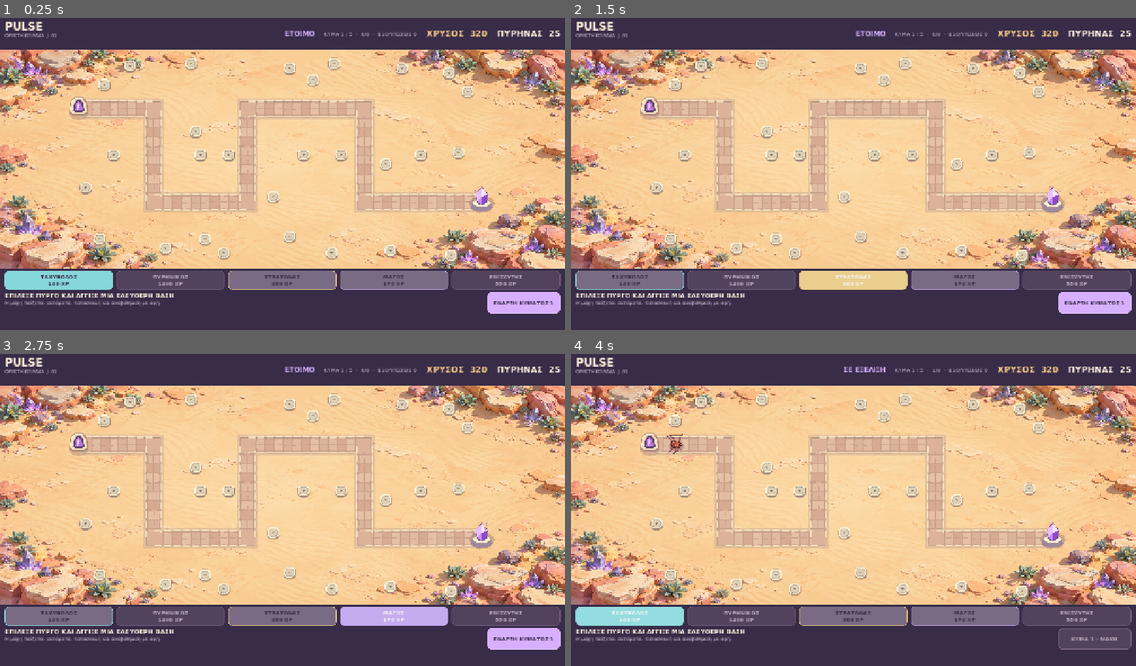
Above: before the commit, frames 1-4 (two rows, left to right).
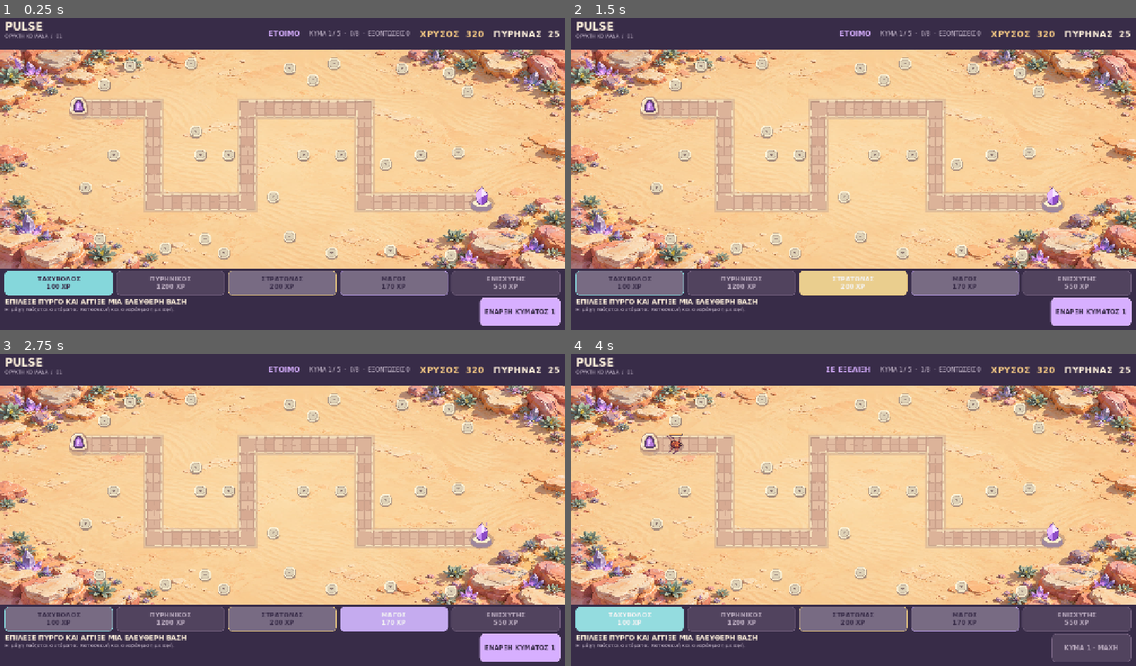
Above: after the commit, the same moments.

Repository: Angel2222522/nocturne-bastion
Game: Godot game, scene res://scenes/game.tscn
The game is run twice, just before and just after one commit, with the same random seed, the same clock (stepped at 60 frames per second) and the same inputs.
Inputs:
- Up to frame 1 (0.25 s): no input
- Up to frame 2 (1.5 s): click "ΤΑΧΥΒΟΛΟΣ 100 ΧΡ" at 0.5 s; click "ΣΤΡΑΤΩΝΑΣ 200 ΧΡ" at 1.25 s
- Up to frame 3 (2.75 s): click "ΜΑΓΟΣ 170 ΧΡ" at 2 s
- Up to frame 4 (4 s): click "ΕΝΑΡΞΗ ΚΥΜΑΤΟΣ 1" at 2.75 s; click "ΤΑΧΥΒΟΛΟΣ 100 ΧΡ" at 3.5 s

The runs differ from the first frame. In frame 1, 5.0% of the frame differs, in the area x 0-100%, y 4-99%; in frame 2, 5.0%; in frame 3, 5.0%; in frame 4, 4.8%.

Commit message:
Improve mobile controls and live battle verification

Diff:
--- a/tests/capture_preview.gd
+++ b/tests/capture_preview.gd
@@ -27,7 +27,7 @@
 	# Fixture budget lets the evidence run exercise all temporary categories in one real match.
 	simulation.wallet.gold = 25000
 	var fixture_towers: Array[Dictionary] = [
-		{"slot": 27, "tower": "rapid"}, {"slot": 18, "tower": "nuclear"},
+		{"slot": 27, "tower": "rapid"}, {"slot": 1, "tower": "nuclear"},
 		{"slot": 5, "tower": "mage"}, {"slot": 6, "tower": "enhancer"},
 		{"slot": 22, "tower": "mage"}, {"slot": 2, "tower": "enhancer"},
 		{"slot": 8, "tower": "rapid"}, {"slot": 11, "tower": "barracks"}
@@ -41,14 +41,14 @@
 			return
 	if not _require(simulation.towers.size() == 8, "Capture fixture must place every tower category before wave five"):
 		return
-	for slot_id in [27, 18, 8]:
+	for slot_id in [27, 1, 8]:
 		if not _upgrade_levels(simulation, slot_id):
 			return
 	for upgrade in [[5, "A"], [6, "B"], [22, "B"], [2, "A"], [11, "B"]]:
 		if not _upgrade_branch(simulation, int(upgrade[0]), String(upgrade[1])):
 			return
-	game_screen.set("selected_slot", 18)
-	game_screen.get("board").call("set_selected_slot", 18)
+	game_screen.set("selected_slot", 1)
+	game_screen.get("board").call("set_selected_slot", 1)
 	simulation.wave_index = 3
 	simulation.phase = "intermission"
 	game_screen.call("_refresh")
@@ -121,17 +121,18 @@
 	counts["upgrade"] = upgrade_events
 	board.set("animation_counts", counts)
 	game_screen.set_process(true)
-	await create_timer(20.0).timeout
+	await create_timer(15.0).timeout
 	print("Gameplay effects before heavy specializations: ", JSON.stringify(board.get("animation_counts")))
-	if not _require(int(board.get("animation_counts")["debuff"]) > 0 and int(board.get("animation_counts")["knockback"]) > 0,
-		"Mage specializations must both trigger before heavy towers finish the match"):
-		return
-	if not _purchase_branch_through_ui(game_screen, simulation, 18, "B"):
-		return
-	await create_timer(5.0).timeout
+	if not _require(int(board.get("animation_counts")["debuff"]) > 0 and int(board.get("animation_counts")["knockback"]) > 0
+		and int(board.get("animation_counts")["soldier_attack"]) > 0,
+		"Mage specializations and Barracks soldiers must fight before heavy towers finish the match"):
+		return
+	if not _purchase_branch_through_ui(game_screen, simulation, 1, "B"):
+		return
+	await create_timer(0.5).timeout
 	print("Gameplay effects after Nuclear B purchase: ", JSON.stringify(board.get("animation_counts")))
-	if not _require(int(board.get("animation_counts")["radiation"]) > 0,
-		"Nuclear B must radiate against living enemies before the late Rapid B purchase"):
+	if not _require(int(board.get("animation_counts")["radiation"]) > 0 and int(board.get("animation_counts")["blast"]) > 0,
+		"Nuclear B must radiate and explode against living enemies"):
 		return
 	if not _purchase_branch_through_ui(game_screen, simulation, 27, "B"):
 		return
--- a/ui/game/game_screen.gd
+++ b/ui/game/game_screen.gd
@@ -83,17 +83,17 @@
 	brand.add_theme_constant_override("separation", 0)
 	header_row.add_child(brand)
 	brand.add_child(_label("PULSE", 24, Color("fff1dc"), true))
-	brand.add_child(_label("ΟΡΥΚΤΗ ΚΟΙΛΑΔΑ  /  01", 10, MUTED))
+	brand.add_child(_label("ΟΡΥΚΤΗ ΚΟΙΛΑΔΑ  /  01", 11, MUTED))
 	var spacer: Control = Control.new()
 	spacer.size_flags_horizontal = Control.SIZE_EXPAND_FILL
 	header_row.add_child(spacer)
-	phase_label = _label("", 15, ACCENT, true)
+	phase_label = _label("", 16, ACCENT, true)
 	header_row.add_child(phase_label)
-	wave_summary_label = _label("", 12, MUTED)
+	wave_summary_label = _label("", 13, MUTED)
 	header_row.add_child(wave_summary_label)
-	gold_label = _label("", 19, GOLD, true)
+	gold_label = _label("", 20, GOLD, true)
 	header_row.add_child(gold_label)
-	lives_label = _label("", 19, Color("fff1dc"), true)
+	lives_label = _label("", 20, Color("fff1dc"), true)
 	header_row.add_child(lives_label)
 
 	var footer: PanelContainer = PanelContainer.new()
@@ -107,7 +107,7 @@
 	tower_row.add_theme_constant_override("separation", 8)
 	footer_column.add_child(tower_row)
 	for tower_id in TOWER_IDS:
-		var button: Button = _button("", TOWER_COLORS[tower_id], 43)
+		var button: Button = _button("", TOWER_COLORS[tower_id], 56)
 		button.size_flags_horizontal = Control.SIZE_EXPAND_FILL
 		button.pressed.connect(_on_tower_type_pressed.bind(tower_id))
 		tower_row.add_child(button)
@@ -120,24 +120,24 @@
 	context.size_flags_horizontal = Control.SIZE_EXPAND_FILL
 	context.add_theme_constant_override("separation", 0)
 	action_row.add_child(context)
-	selection_label = _label("", 14, Color("fff1dc"), true)
+	selection_label = _label("", 15, Color("fff1dc"), true)
 	context.add_child(selection_label)
-	hint_label = _label("", 11, MUTED)
+	hint_label = _label("", 12, MUTED)
 	context.add_child(hint_label)
-	level_button = _button("ΑΝΑΒΑΘΜΙΣΗ", GOLD, 48)
-	level_button.custom_minimum_size.x = 132.0
+	level_button = _button("ΑΝΑΒΑΘΜΙΣΗ", GOLD, 64)
+	level_button.custom_minimum_size.x = 150.0
 	level_button.pressed.connect(_on_upgrade_pressed.bind(""))
 	action_row.add_child(level_button)
-	branch_a_button = _button("ΕΞΕΙΔΙΚΕΥΣΗ Α", ACCENT, 48)
-	branch_a_button.custom_minimum_size.x = 98.0
+	branch_a_button = _button("ΕΞΕΙΔΙΚΕΥΣΗ Α", ACCENT, 64)
+	branch_a_button.custom_minimum_size.x = 112.0
 	branch_a_button.pressed.connect(_on_upgrade_pressed.bind("A"))
 	action_row.add_child(branch_a_button)
-	branch_b_button = _button("ΕΞΕΙΔΙΚΕΥΣΗ Β", ACCENT, 48)
-	branch_b_button.custom_minimum_size.x = 98.0
+	branch_b_button = _button("ΕΞΕΙΔΙΚΕΥΣΗ Β", ACCENT, 64)
+	branch_b_button.custom_minimum_size.x = 112.0
 	branch_b_button.pressed.connect(_on_upgrade_pressed.bind("B"))
 	action_row.add_child(branch_b_button)
-	wave_button = _button("ΕΝΑΡΞΗ ΚΥΜΑΤΟΣ", ACCENT, 48)
-	wave_button.custom_minimum_size.x = 165.0
+	wave_button = _button("ΕΝΑΡΞΗ ΚΥΜΑΤΟΣ", ACCENT, 64)
+	wave_button.custom_minimum_size.x = 180.0
 	wave_button.pressed.connect(_on_wave_pressed)
 	action_row.add_child(wave_button)
 
@@ -180,7 +180,7 @@
 	var button: Button = Button.new()
 	button.text = text
 	button.custom_minimum_size = Vector2(0.0, height)
-	button.add_theme_font_size_override("font_size", 12)
+	button.add_theme_font_size_override("font_size", 14)
 	button.add_theme_font_override("font", BoldFont)
 	button.add_theme_color_override("font_color", Color("382c48"))
 	button.add_theme_color_override("font_disabled_color", Color("b8a9bd"))
